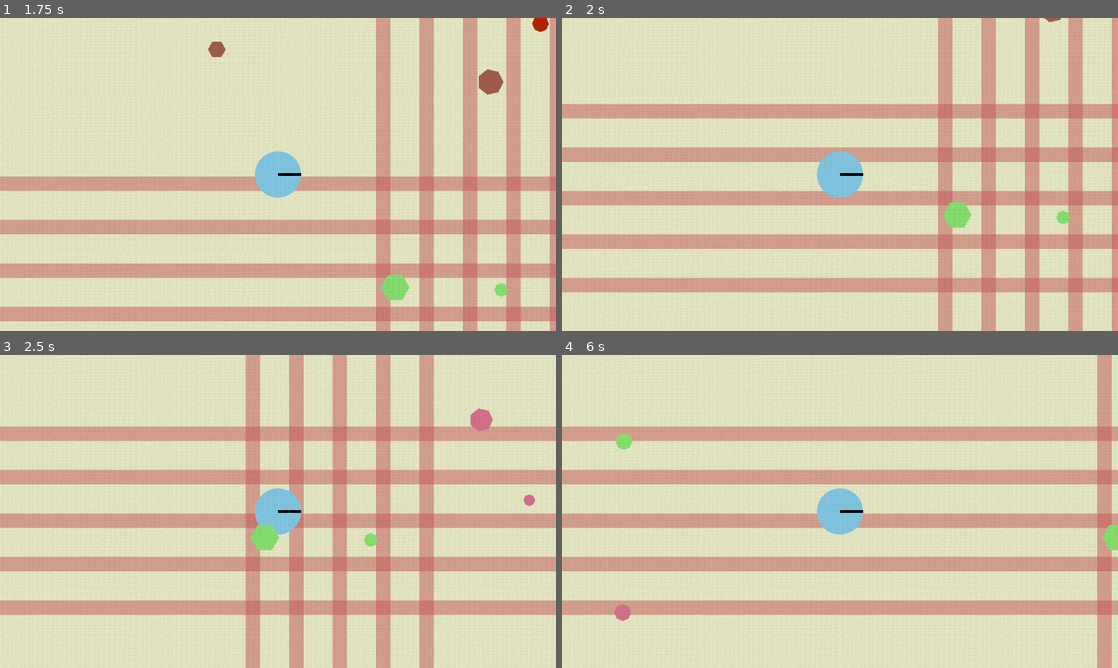
Above: before the commit, frames 1-4 (two rows, left to right).
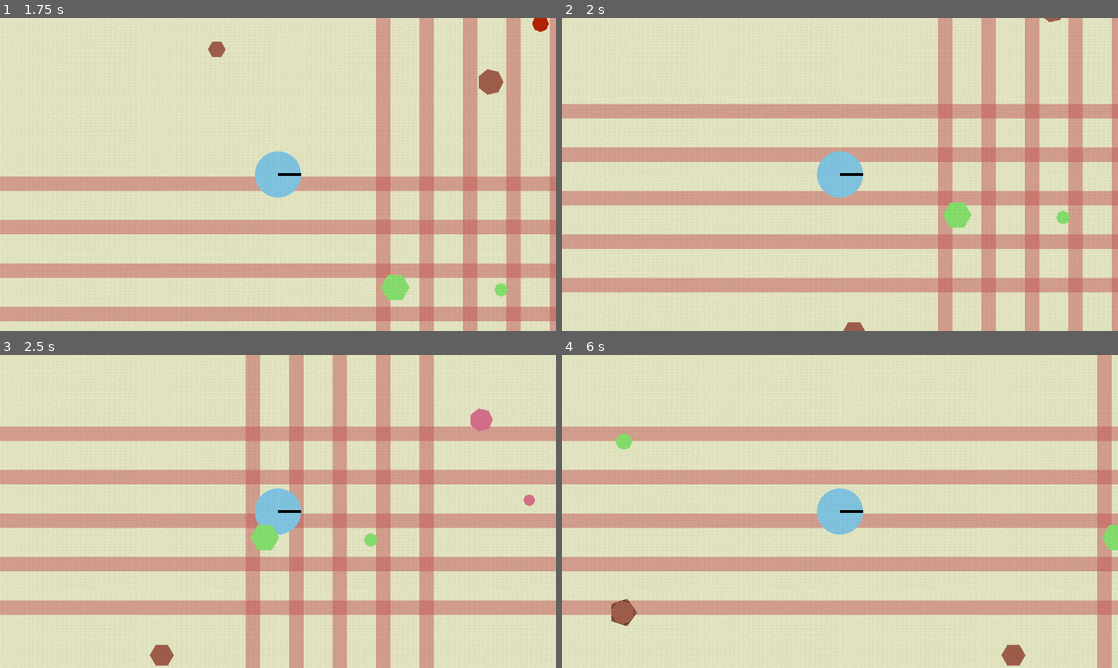
Above: after the commit, the same moments.

Repository: bjornarprytz/dream-deeper-and-deeper
Game: Godot game, scene res://main.tscn
Same seed, same stepped clock (60 frames per second), same inputs: the game is played once before the commit and once after it.
Inputs:
- Up to frame 1 (1.75 s): tap Enter at 0.5 s; hold Right (ui_right) 0.53-1.28 s; hold Down (ui_down) from 1.28 s (still down)
- Up to frame 2 (2 s): keep holding Down (ui_down)
- Up to frame 3 (2.5 s): release Down (ui_down) at 2.03 s; hold Right (ui_right) from 2.03 s (still down)
- Up to frame 4 (6 s): release Right (ui_right) at 2.78 s; hold Up (ui_up) 2.78-3.53 s; hold Left (ui_left) 3.53-5.03 s; hold Down (ui_down) 5.03-5.78 s; hold Right (ui_right) from 5.78 s (still down)

Frame 1 is identical in both runs. In frame 2, less than 0.1% of the frame differs, in the area x 50-55%, y 97-100%; in frame 3, 0.2%; in frame 4, 0.5%, in the area x 8-84%, y 77-100%.
Error before the commit: Invalid assignment of property or key 'scale' with value of type 'Vector2' on a base object of type 'Nil'. (res://autoload/spawner.gd:43)
Error after the commit: Invalid assignment of property or key 'scale' with value of type 'Vector2' on a base object of type 'Nil'. (res://autoload/spawner.gd:49)

Commit message:
wip various behaviour

Diff:
--- a/src/autoload/spawner.gd
+++ b/src/autoload/spawner.gd
@@ -9,6 +9,8 @@
 @onready var _sept_spawner = preload("res://critters/sept/septodendron.tscn")
 @onready var _oct_spawner = preload("res://critters/oct/octstera.tscn")
 
+
+@onready var _bug_spawner = preload("res://critters/bug/bug.tscn")
 
 @onready var _critter_spawners : Array[PackedScene] = [
 	_circ_spawner,
@@ -31,6 +33,10 @@
 	return _randomize_critter(
 		_critter_spawners.pick_random().instantiate() as Critter)
 
+func bug() -> Bug:
+	return _randomize_bug(
+		_bug_spawner.instantiate() as Bug
+	)
 
 static func _randomize_flower(flower: Flower) -> Flower:
 	var s = randf_range(.15, .4)
@@ -43,3 +49,11 @@
 	critter.scale = Vector2(s, s)
 	critter.modulate = Global.palette_critters.pick_random()
 	return critter
+
+static func _randomize_bug(bug: Bug) -> Bug:
+	var s = randf_range(.9, 1.1)
+	bug.scale = Vector2(s, s)
+	bug.modulate = Global.palette_critters.pick_random() * 0.5
+	var chars := "abcdefghijklnopqrstuxyzæøå123456789"
+	bug.form = chars[randi_range(0, chars.length()-1)]
+	return bug
--- /dev/null
+++ b/src/critters/bug/bug.gd
@@ -0,0 +1,34 @@
+class_name Bug
+extends Node2D
+
+@onready var left_wing : Node2D = $LeftWing
+@onready var right_wing : Node2D = $RightWing
+
+@onready var left_base_scale : float = left_wing.scale.y
+@onready var right_base_scale : float = right_wing.scale.y
+
+
+@export var form : String:
+	set(value):
+		if (value.length() == 0):
+			return
+		if (value.length() > 1):
+			value = value[0]
+
+		$RightWing/Form.text = value
+		$LeftWing/Form.text = value
+
+		form = value
+
+const flap_speed := 15.0
+
+var _time_passed : float = 0.0
+
+# Called every frame. 'delta' is the elapsed time since the previous frame.
+func _process(delta: float) -> void:
+	_time_passed += delta
+
+	var flap = pingpong(_time_passed * flap_speed, 1.0)
+
+	left_wing.scale.y = left_base_scale * flap
+	right_wing.scale.y = right_base_scale * flap
--- /dev/null
+++ b/src/critters/bug/bug.tscn
@@ -0,0 +1,45 @@
+[gd_scene load_steps=4 format=3 uid="uid://d0d05prhl1hwy"]
+
+[ext_resource type="Script" path="res://critters/bug/bug.gd" id="1_v5cug"]
+[ext_resource type="FontFile" uid="uid://dlb4kcv6rrju8" path="res://critters/bug/JetBrainsMono-VariableFont_wght.ttf" id="2_6mhfp"]
+
+[sub_resource type="Theme" id="Theme_5eh2i"]
+default_font = ExtResource("2_6mhfp")
+default_font_size = 256
+
+[node name="Bug" type="Node2D"]
+modulate = Color(0.0980392, 0.0980392, 0.0980392, 1)
+script = ExtResource("1_v5cug")
+
+[node name="RightWing" type="Node2D" parent="."]
+position = Vector2(9.53674e-07, 0)
+scale = Vector2(1, 1)
+
+[node name="Form" type="RichTextLabel" parent="RightWing"]
+offset_left = 9.0
+offset_top = -2.0
+offset_right = 249.0
+offset_bottom = 348.0
+rotation = 1.5708
+scale = Vector2(0.05, 0.05)
+theme = SubResource("Theme_5eh2i")
+bbcode_enabled = true
+text = "b"
+scroll_active = false
+metadata/_edit_use_anchors_ = true
+
+[node name="LeftWing" type="Node2D" parent="."]
+
+[node name="Form" type="RichTextLabel" parent="LeftWing"]
+offset_left = 9.0
+offset_top = 2.0
+offset_right = 230.0
+offset_bottom = 352.0
+rotation = 1.5708
+scale = Vector2(-0.05, 0.05)
+theme = SubResource("Theme_5eh2i")
+bbcode_enabled = true
+text = "b
+"
+scroll_active = false
+metadata/_edit_use_anchors_ = true
--- a/src/critters/pent/pentagonia.gd
+++ b/src/critters/pent/pentagonia.gd
@@ -5,13 +5,30 @@
 @onready var bud : Node2D = $Body
 
 
+@onready var pattern1 : Line2D = $Body/Pattern/A
+@onready var pattern2 : Line2D = $Body/Pattern/B
+@onready var pattern3 : Line2D = $Body/Pattern/C
+
 var snap_back_tween : Tween
 
+var _time_spent : float = 0.0
+
 func _process(delta: float) -> void:
+	_time_spent += delta
+
 	if (nearby):
 		bud.position = bud.position + (bud.global_position - nearby.position) * delta
 	else:
 		bud.position = bud.position - (bud.position) * delta
+
+	var a_scale = pingpong(_time_spent, 2.0) - 1.0
+	var c_scale = pingpong(_time_spent * 2.0, 2.0) - 1.0
+	var b_scale = pingpong(_time_spent * 3.0, 2.0) - 1.0
+
+	pattern1.scale = Vector2(a_scale, a_scale)
+	pattern2.scale = Vector2(b_scale, b_scale)
+	pattern3.scale = Vector2(c_scale, c_scale)
+
 
 
 func _on_body_body_entered(body: Node2D) -> void:
@@ -19,7 +36,6 @@
 		return
 	nearby = body.owner
 
-
 func _on_body_body_exited(body: Node2D) -> void:
 	if (body.owner == nearby):
 		nearby = null
--- a/src/critters/pent/pentagonia.tscn
+++ b/src/critters/pent/pentagonia.tscn
@@ -14,7 +14,7 @@
 clip_children = 1
 polygon = PackedVector2Array(25, 0, 7.72542, 23.7764, -20.2254, 14.6946, -20.2254, -14.6946, 7.72542, -23.7764)
 
-[node name="1" type="Line2D" parent="Body/Pattern"]
+[node name="A" type="Line2D" parent="Body/Pattern"]
 scale = Vector2(0.2, 0.2)
 points = PackedVector2Array(25, 0, 7.72542, 23.7764, -20.2254, 14.6946, -20.2254, -14.6946, 7.72543, -23.7764)
 closed = true
@@ -22,7 +22,7 @@
 default_color = Color(0.262745, 0.262745, 0.262745, 1)
 joint_mode = 2
 
-[node name="2" type="Line2D" parent="Body/Pattern"]
+[node name="B" type="Line2D" parent="Body/Pattern"]
 scale = Vector2(0.5, 0.5)
 points = PackedVector2Array(25, 0, 7.72542, 23.7764, -20.2254, 14.6946, -20.2254, -14.6946, 7.72543, -23.7764)
 closed = true
@@ -30,7 +30,7 @@
 default_color = Color(0.262745, 0.262745, 0.262745, 1)
 joint_mode = 2
 
-[node name="3" type="Line2D" parent="Body/Pattern"]
+[node name="C" type="Line2D" parent="Body/Pattern"]
 scale = Vector2(0.7, 0.7)
 points = PackedVector2Array(25, 0, 7.72542, 23.7764, -20.2254, 14.6946, -20.2254, -14.6946, 7.72543, -23.7764)
 closed = true
--- a/src/main.gd
+++ b/src/main.gd
@@ -1,7 +1,9 @@
 extends Node2D
 
-@onready var flowers : Node = $Flowers
-@onready var critters : Node = $Critters
+@onready var flowers : Node2D = $Flowers
+@onready var critters : Node2D = $Critters
+@onready var bugs : Node2D = $Bugs
+
 
 func _ready() -> void:
 	Global.chunk_changed.connect(_on_new_chunk)
@@ -26,6 +28,7 @@
 
 	const n_flowers = 25
 	const n_critters = 4
+	const n_bugs = 10
 
 	for i in range(n_flowers):
 		var flower = Spawn.flower()
@@ -36,3 +39,8 @@
 		var critter = Spawn.critter()
 		critters.add_child(critter)
 		critter.global_position = Global.get_random_pos_within_chunk(chunk_coord)
+
+	for i in range(n_bugs):
+		var bug = Spawn.bug()
+		bugs.add_child(bug)
+		bug.global_position = Global.get_random_pos_within_chunk(chunk_coord)
--- a/src/main.tscn
+++ b/src/main.tscn
@@ -21,9 +21,11 @@
 [node name="Player" parent="." instance=ExtResource("2_xnexx")]
 position = Vector2(239, 246)
 
-[node name="Flowers" type="Node" parent="."]
+[node name="Flowers" type="Node2D" parent="."]
 
-[node name="Critters" type="Node" parent="."]
+[node name="Critters" type="Node2D" parent="."]
+
+[node name="Bugs" type="Node2D" parent="."]
 
 [node name="CanvasLayer" type="CanvasLayer" parent="."]
 
Binary file added: src/critters/bug/JetBrainsMono-VariableFont_wght.ttf
Not shown, added: src/critters/bug/JetBrainsMono-VariableFont_wght.ttf.import
Not shown, changed: readme.md
